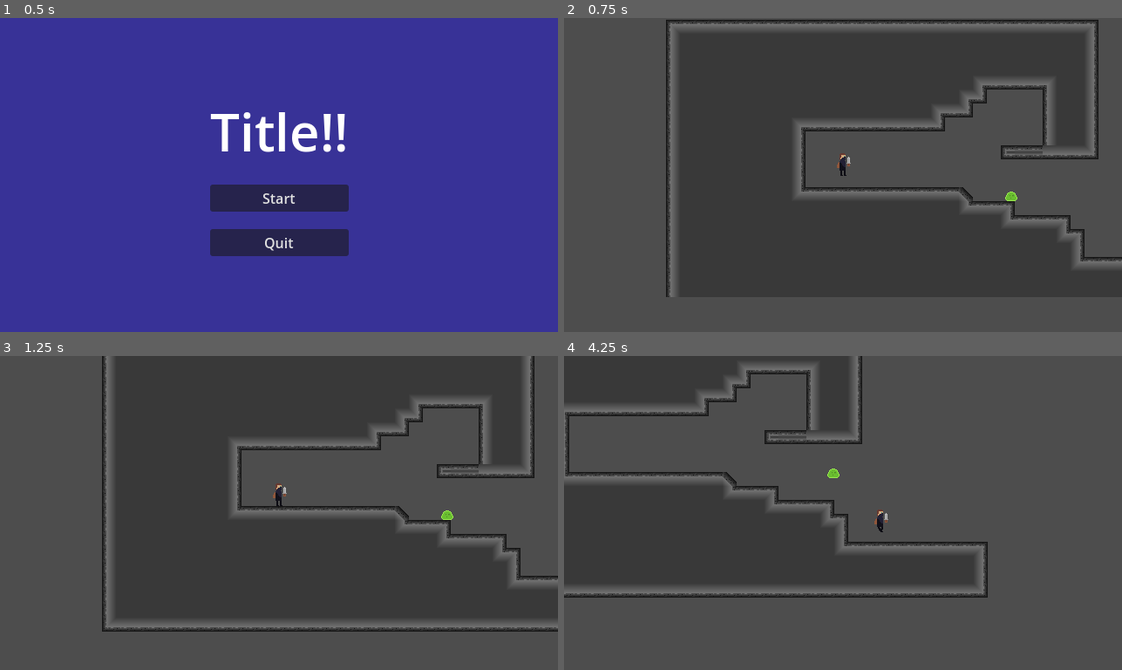
Above: before the commit, frames 1-4 (two rows, left to right).
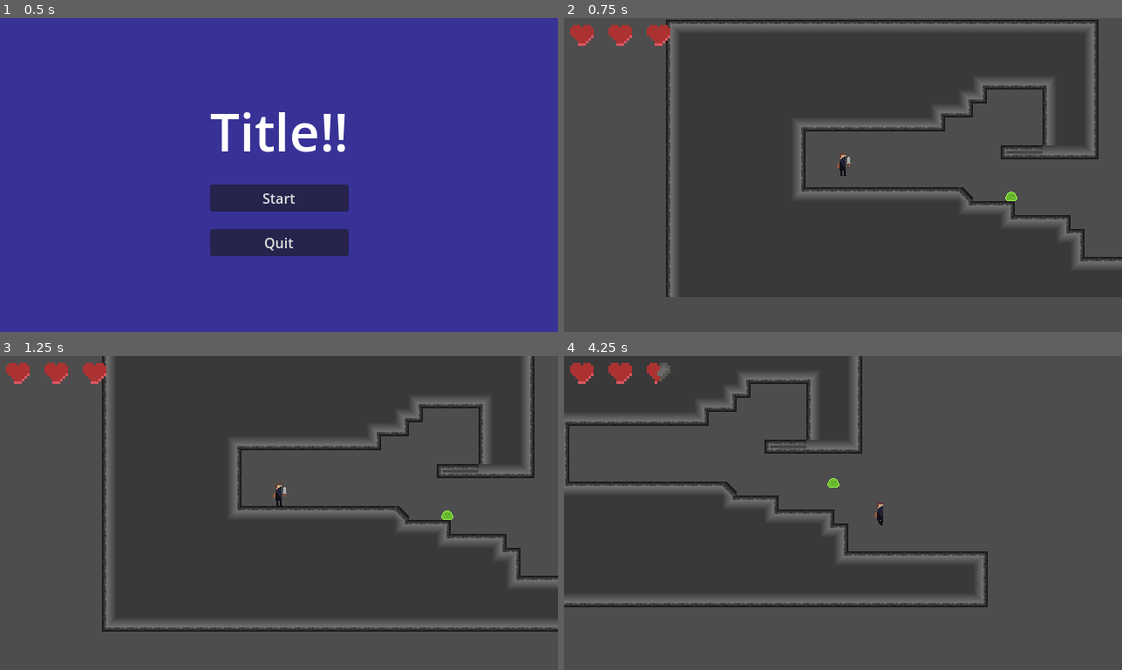
Above: after the commit, the same moments.

Repository: Throwablebrick/cave-game
Game: Godot game, scene res://scenes/two_viewports.tscn
Two runs of this game, one before a commit and one after it. Both use one fixed random seed, a clock stepped at 60 frames per second and the inputs below.
Inputs:
- Up to frame 1 (0.5 s): no input
- Up to frame 2 (0.75 s): click "Start" at 0.5 s
- Up to frame 3 (1.25 s): no input
- Up to frame 4 (4.25 s): hold D (right) 1.28-2.78 s; tap X (attack, bound only after the commit) at 1.35, 3.05, 3.6 s; tap Up (up) at 1.52, 1.82, 2.27, 2.3, 2.57, 2.85, 3.77, 4.07 s; tap Z (attack, bound only before the commit) at 1.55, 2.1, 3.8 s; hold Left (left) 2.78-3.53 s; hold D (right) from 3.53 s (still down)

Frame 1 is identical in both runs. In frame 2, 0.6% of the frame differs, in the area x 1-20%, y 2-9%; in frame 3, 0.6%; in frame 4, 10%, in the area x 0-76%, y 0-80%.

Commit message:
finished combat system

Diff:
--- a/project.godot
+++ b/project.godot
@@ -44,11 +44,12 @@
 "deadzone": 0.2,
 "events": [Object(InputEventKey,"resource_local_to_scene":false,"resource_name":"","device":-1,"window_id":0,"alt_press …(195 unchanged characters)…
 , Object(InputEventKey,"resource_local_to_scene":false,"resource_name":"","device":-1,"window_id":0,"alt_pressed":false …(182 unchanged characters)…
+, Object(InputEventKey,"resource_local_to_scene":false,"resource_name":"","device":-1,"window_id":0,"alt_pressed":false,"shift_pressed":false,"ctrl_pressed":false,"meta_pressed":false,"pressed":false,"keycode":0,"physical_keycode":90,"key_label":0,"unicode":122,"location":0,"echo":false,"script":null)
 ]
 }
 attack={
 "deadzone": 0.2,
-"events": [Object(InputEventKey,"resource_local_to_scene":false,"resource_name":"","device":-1,"window_id":0,"alt_pressed":false,"shift_pressed":false,"ctrl_pressed":false,"meta_pressed":false,"pressed":false,"keycode":0,"physical_keycode":90,"key_label":0,"unicode":122,"location":0,"echo":false,"script":null)
+"events": [Object(InputEventKey,"resource_local_to_scene":false,"resource_name":"","device":0,"window_id":0,"alt_pressed":false,"shift_pressed":false,"ctrl_pressed":false,"meta_pressed":false,"pressed":false,"keycode":0,"physical_keycode":88,"key_label":0,"unicode":0,"location":0,"echo":false,"script":null)
 ]
 }
 ui={
--- a/scenes/frog.tscn
+++ b/scenes/frog.tscn
@@ -8,6 +8,9 @@
 
 [sub_resource type="CircleShape2D" id="CircleShape2D_rq8tc"]
 radius = 160.153
+
+[sub_resource type="CircleShape2D" id="CircleShape2D_qyo2l"]
+radius = 7.0
 
 [node name="frog" type="CharacterBody2D"]
 collision_layer = 8
@@ -30,6 +33,14 @@
 wait_time = 1.14
 one_shot = true
 
+[node name="Area2D" type="Area2D" parent="."]
+collision_layer = 32
+collision_mask = 64
+
+[node name="CollisionShape2D" type="CollisionShape2D" parent="Area2D"]
+shape = SubResource("CircleShape2D_qyo2l")
+
 [connection signal="body_entered" from="sight" to="." method="_on_area_2d_body_entered"]
 [connection signal="body_exited" from="sight" to="." method="_on_area_2d_body_exited"]
 [connection signal="timeout" from="Timer" to="." method="_on_timer_timeout"]
+[connection signal="area_entered" from="Area2D" to="." method="_on_hit"]
--- a/scenes/full_ui.tscn
+++ b/scenes/full_ui.tscn
@@ -1,7 +1,8 @@
-[gd_scene load_steps=3 format=3 uid="uid://cua1isjrbtb1g"]
+[gd_scene load_steps=4 format=3 uid="uid://cua1isjrbtb1g"]
 
 [ext_resource type="Script" uid="uid://pqyh184tnf5g" path="res://scripts/full_ui.gd" id="1_5ivbt"]
 [ext_resource type="PackedScene" uid="uid://bmm8h18ak5toj" path="res://scenes/volume.tscn" id="1_gcnl6"]
+[ext_resource type="PackedScene" uid="uid://b3oww132khg88" path="res://scenes/heart.tscn" id="2_fe58o"]
 
 [node name="ui_node" type="Control" node_paths=PackedStringArray("pause_menu", "volume_menu")]
 layout_mode = 3
@@ -17,6 +18,7 @@
 [node name="hud" type="MarginContainer" parent="."]
 visible = false
 z_index = -1
+custom_minimum_size = Vector2(9, 8)
 layout_mode = 1
 anchors_preset = 15
 anchor_right = 1.0
@@ -25,12 +27,25 @@
 grow_vertical = 2
 
 [node name="VBoxContainer" type="VBoxContainer" parent="hud"]
+custom_minimum_size = Vector2(9, 8)
 layout_mode = 2
 size_flags_vertical = 0
 
 [node name="HBoxContainer" type="HBoxContainer" parent="hud/VBoxContainer"]
+custom_minimum_size = Vector2(9, 8)
 layout_mode = 2
 size_flags_vertical = 4
+
+[node name="heart" parent="hud/VBoxContainer/HBoxContainer" instance=ExtResource("2_fe58o")]
+layout_mode = 2
+number = 2
+
+[node name="heart2" parent="hud/VBoxContainer/HBoxContainer" instance=ExtResource("2_fe58o")]
+layout_mode = 2
+number = 1
+
+[node name="heart3" parent="hud/VBoxContainer/HBoxContainer" instance=ExtResource("2_fe58o")]
+layout_mode = 2
 
 [node name="pause" type="MarginContainer" parent="."]
 visible = false
@@ -118,6 +133,7 @@
 text = "Back"
 
 [node name="main_menu" type="MarginContainer" parent="."]
+visible = false
 layout_mode = 1
 anchors_preset = 15
 anchor_right = 1.0
--- /dev/null
+++ b/scenes/heart.tscn
@@ -0,0 +1,63 @@
+[gd_scene load_steps=9 format=3 uid="uid://b3oww132khg88"]
+
+[ext_resource type="Texture2D" uid="uid://bf36afnwh3s2b" path="res://art/health_bar.png" id="1_v30as"]
+[ext_resource type="Script" uid="uid://s3tdxvw27bn5" path="res://scripts/heart.gd" id="2_ycbwg"]
+
+[sub_resource type="AtlasTexture" id="AtlasTexture_ycbwg"]
+atlas = ExtResource("1_v30as")
+region = Rect2(0, 0, 9, 8)
+
+[sub_resource type="AtlasTexture" id="AtlasTexture_krgnv"]
+atlas = ExtResource("1_v30as")
+region = Rect2(9, 0, 9, 8)
+
+[sub_resource type="AtlasTexture" id="AtlasTexture_txm48"]
+atlas = ExtResource("1_v30as")
+region = Rect2(18, 0, 9, 8)
+
+[sub_resource type="AtlasTexture" id="AtlasTexture_8nnyc"]
+atlas = ExtResource("1_v30as")
+region = Rect2(27, 0, 9, 8)
+
+[sub_resource type="AtlasTexture" id="AtlasTexture_4mtg8"]
+atlas = ExtResource("1_v30as")
+region = Rect2(36, 0, 9, 8)
+
+[sub_resource type="SpriteFrames" id="SpriteFrames_u10h0"]
+animations = [{
+"frames": [{
+"duration": 1.0,
+"texture": SubResource("AtlasTexture_ycbwg")
+}, {
+"duration": 1.0,
+"texture": SubResource("AtlasTexture_krgnv")
+}, {
+"duration": 1.0,
+"texture": SubResource("AtlasTexture_txm48")
+}, {
+"duration": 1.0,
+"texture": SubResource("AtlasTexture_8nnyc")
+}, {
+"duration": 1.0,
+"texture": SubResource("AtlasTexture_4mtg8")
+}],
+"loop": true,
+"name": &"default",
+"speed": 5.0
+}]
+
+[node name="heart" type="MarginContainer"]
+offset_right = 27.0
+offset_bottom = 24.0
+size_flags_horizontal = 0
+size_flags_vertical = 0
+theme_override_constants/margin_left = 20
+theme_override_constants/margin_top = 20
+theme_override_constants/margin_right = 20
+theme_override_constants/margin_bottom = 20
+script = ExtResource("2_ycbwg")
+
+[node name="sprite" type="AnimatedSprite2D" parent="."]
+position = Vector2(20.5, 20)
+scale = Vector2(3, 3)
+sprite_frames = SubResource("SpriteFrames_u10h0")
--- a/scenes/player.tscn
+++ b/scenes/player.tscn
@@ -75,9 +75,9 @@
 "duration": 1.0,
 "texture": ExtResource("4_tuyoq")
 }],
-"loop": true,
+"loop": false,
 "name": &"basis",
-"speed": 5.0
+"speed": 0.0
 }, {
 "frames": [{
 "duration": 1.0,
@@ -95,13 +95,13 @@
 "duration": 1.0,
 "texture": SubResource("AtlasTexture_jej6c")
 }],
-"loop": true,
+"loop": false,
 "name": &"sword",
-"speed": 5.0
+"speed": 15.0
 }]
 
 [sub_resource type="RectangleShape2D" id="RectangleShape2D_g2els"]
-size = Vector2(9.99999, 10.5)
+size = Vector2(13, 12)
 
 [node name="player" type="CharacterBody2D"]
 collision_layer = 2
@@ -135,18 +135,25 @@
 position = Vector2(2, -16)
 sprite_frames = SubResource("SpriteFrames_a8ls1")
 animation = &"sword"
-frame_progress = 0.828656
 
 [node name="sword" type="Area2D" parent="Node2D"]
 rotation = 1.5708
+collision_layer = 64
+collision_mask = 32
 
-[node name="CollisionShape2D" type="CollisionShape2D" parent="Node2D/sword"]
-position = Vector2(-8.00004, -11.25)
+[node name="sword_colider" type="CollisionShape2D" parent="Node2D/sword"]
+position = Vector2(-6.50004, -12)
 shape = SubResource("RectangleShape2D_g2els")
 disabled = true
 
-[node name="Timer" type="Timer" parent="."]
+[node name="invulnerable_timer" type="Timer" parent="."]
+one_shot = true
+
+[node name="attack_timer" type="Timer" parent="."]
+wait_time = 0.75
 one_shot = true
 
 [connection signal="body_entered" from="Node2D/hurt_box" to="." method="_on_area_2d_body_entered"]
-[connection signal="timeout" from="Timer" to="." method="_on_timer_timeout"]
+[connection signal="animation_finished" from="Node2D/torso" to="." method="_on_torso_animation_finished"]
+[connection signal="timeout" from="invulnerable_timer" to="." method="_on_invulnerable_timer_timeout"]
+[connection signal="timeout" from="attack_timer" to="." method="_on_attack_timer_timeout"]
--- a/scripts/character_body_2d.gd
+++ b/scripts/character_body_2d.gd
@@ -2,7 +2,10 @@
 
 @onready var node_2d: Node2D = $Node2D
 @onready var legs: AnimatedSprite2D = $Node2D/legs
-@onready var timer: Timer = $Timer
+@onready var invulnerable_timer: Timer = $invulnerable_timer
+@onready var attack_timer: Timer = $attack_timer
+@onready var sword_colider: CollisionShape2D = $Node2D/sword/sword_colider
+@onready var torso: AnimatedSprite2D = $Node2D/torso
 
 const GRAVITY = 1000
 const JUMP_SMOOTH = 50
@@ -13,7 +16,9 @@
 const KNOCKBACKX = 200
 const KNOCKBACKY = -100
 
+var power = 1
 var invul = false
+var attack_ready = true
 
 func _physics_process(delta: float) -> void:
 	if global.running:
@@ -29,6 +34,12 @@
 			if velocity.y < -JUMP_SMOOTH:
 				velocity.y = -JUMP_SMOOTH
 
+		if Input.is_action_just_pressed("attack"):
+			if attack_ready:
+				sword_colider.disabled = false
+				attack_timer.start()
+				torso.play("sword")
+				attack_ready = false
 	# Get the input direction and handle the movement/deceleration.
 	# As good practice, you should replace UI actions with custom gameplay actions.
 		var direction := Input.get_axis("left", "right")
@@ -60,14 +71,23 @@
 func damage(amount: int, direction: int) -> void:
 	global.player_health -= amount
 	velocity = Vector2(KNOCKBACKX * direction, KNOCKBACKY)
-	print(global.player_health)
+	global.ui_update()
 
 func _on_area_2d_body_entered(body: Node2D) -> void:
 	if !invul:
 		damage(body.power, 1 if body.position.x < position.x else -1)
 		invul = true
-		timer.start()
+		invulnerable_timer.start()
 
 
-func _on_timer_timeout() -> void:
+func _on_invulnerable_timer_timeout() -> void:
 	invul = false
+
+
+func _on_attack_timer_timeout() -> void:
+	attack_ready = true
+
+
+func _on_torso_animation_finished() -> void:
+	sword_colider.disabled = true
+	torso.play("basis")
--- a/scripts/frog.gd
+++ b/scripts/frog.gd
@@ -8,6 +8,8 @@
 const SPEED = 150
 const JUMP_SPEED = -200
 const GRAVITY = 800
+const KNOCKBACKX = 210
+const KNOCKBACKY = -100
 const power = 1
 
 var found: bool
@@ -16,6 +18,7 @@
 var target
 var direction = 1
 var health = 3
+var hit = false
 
 # Called when the node enters the scene tree for the first time.
 func _ready() -> void:
@@ -27,9 +30,11 @@
 	if global.running:
 		if not is_on_floor():
 			velocity.y += GRAVITY * delta
-			velocity.x = SPEED * direction
+			if !hit:
+				velocity.x = SPEED * direction
 		else:
 			velocity.x = 0
+			hit = false
 		if found:
 			destination=target.position
 			if jump_ready:
@@ -58,3 +63,14 @@
 
 func _on_area_2d_body_exited(body: Node2D) -> void:
 	found = false
+
+
+func _on_hit(area: Area2D) -> void:
+	damage(area.get_parent().get_parent().power, 1 if area.get_parent().get_parent().position.x < position.x else -1)
+
+func damage(amount, direct):
+	health -= amount
+	hit = true
+	velocity = Vector2(KNOCKBACKX * direct, KNOCKBACKY)
+	if health <= 0:
+		frog.queue_free()
--- a/scripts/full_ui.gd
+++ b/scripts/full_ui.gd
@@ -5,6 +5,9 @@
 @onready var pause: MarginContainer = $pause
 @onready var main_menu: MarginContainer = $main_menu
 @onready var hud: MarginContainer = $hud
+
+func _ready() -> void:
+	global.toggle_main_menu.connect(_toggle_main_menu)
 
 func _process(delta: float) -> void:
 	if Input.is_action_just_pressed("ui"):
@@ -41,3 +44,6 @@
 func _go_to_main_menu() -> void:
 	toggle_visible(hud)
 	toggle_visible(main_menu)
+
+func _toggle_main_menu():
+	toggle_visible(main_menu)
--- a/scripts/global.gd
+++ b/scripts/global.gd
@@ -1,13 +1,21 @@
 extends Node
 
-var player_health = 8
+signal toggle_main_menu
+signal update_ui
+
+var player_health = 12
 var running = false
+var run_once = true
 
 # Called when the node enters the scene tree for the first time.
 func _ready() -> void:
-	pass # Replace with function body.
+	pass
 
+func ui_update():
+	update_ui.emit(player_health)
 
 # Called every frame. 'delta' is the elapsed time since the previous frame.
 func _process(delta: float) -> void:
-	pass
+	if run_once:
+		toggle_main_menu.emit()
+		run_once = false
--- /dev/null
+++ b/scripts/heart.gd
@@ -0,0 +1,16 @@
+extends MarginContainer
+
+@onready var sprite: AnimatedSprite2D = $sprite
+
+@export var number: int
+
+var frame = 0
+
+# Called when the node enters the scene tree for the first time.
+func _ready() -> void:
+	global.update_ui.connect(_update_ui)
+
+func _update_ui(health: int):
+	if floor((11-health)/4) == number:
+		frame += 1
+		sprite.frame = frame
Binary file added: art/Arrow_D.png
Not shown, added: art/Arrow_D.png.import
Binary file added: art/Arrow_DL.png
Not shown, added: art/Arrow_DL.png.import
Binary file added: art/Arrow_DR.png
Not shown, added: art/Arrow_DR.png.import
Binary file added: art/Arrow_L.png
Not shown, added: art/Arrow_L.png.import
Binary file added: art/Arrow_R.png
Not shown, added: art/Arrow_R.png.import
Binary file added: art/Arrow_U.png
Not shown, added: art/Arrow_U.png.import
(and 22 more such lines)
